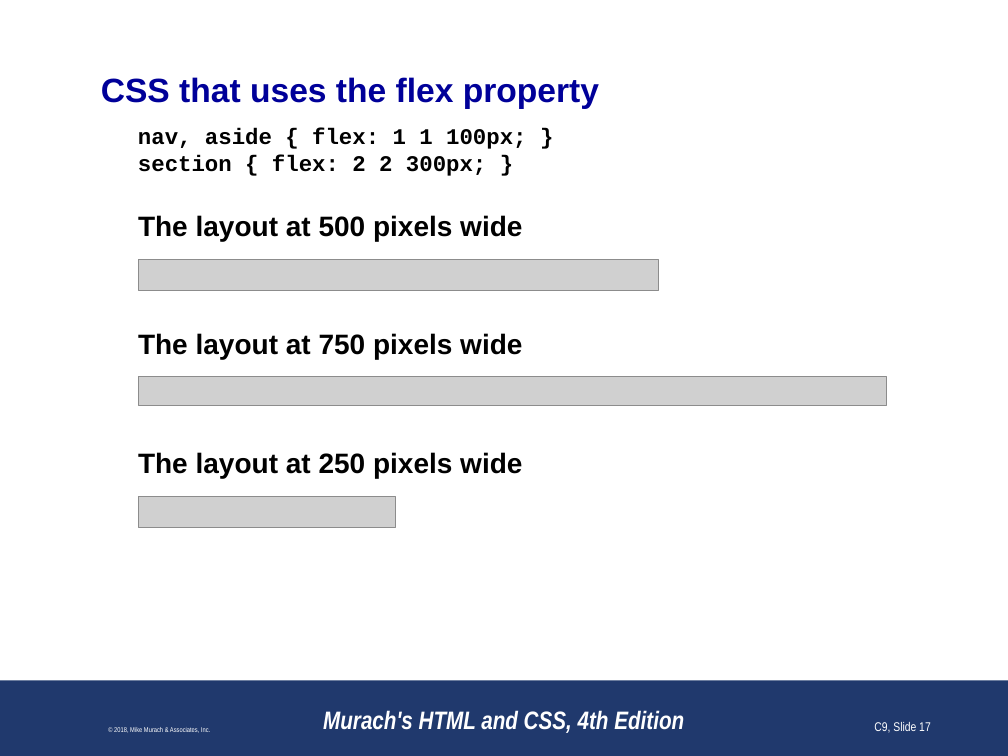
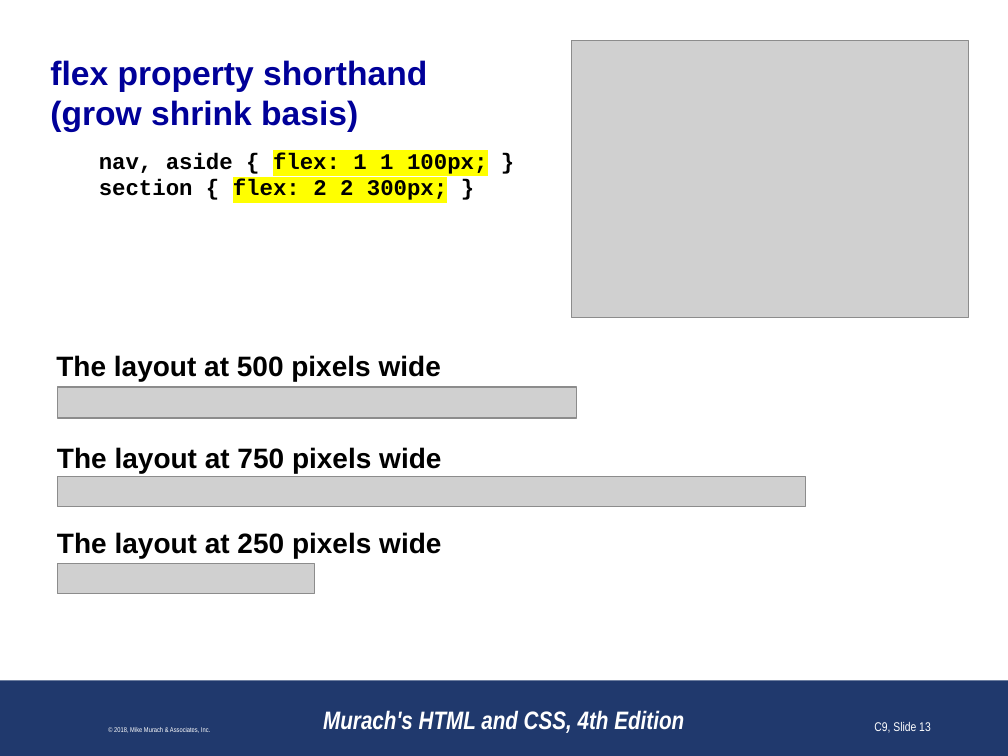
Before and after one commit to paulsmithkc/awd1000_base_lab_and_homework, a slide deck: slide 13 of murach_html_4e/slides/Chapter 9 slides (Revised).pptx (slide 17 before the commit). Drawn at 1008x756 pixels with LibreOffice and Linux fonts; fonts in the diff are those of the drawing; grey boxes stand for pictures; background and template pictures are left out. Boxes give left, top, right and bottom in pixels: in the first picture for what was removed or moved away, otherwise in the second. Text is boxed around its words. In the diff, an @@ line names an element or a change of style, - is before the commit and + after.

```diff
--- a/murach_html_4e/slides/Chapter 9 slides (Revised).pptx
+++ b/murach_html_4e/slides/Chapter 9 slides (Revised).pptx
@@ picture added at (x1=572, y1=41, x2=969, y2=318) @@
@@ title at (x1=50, y1=60, x2=427, y2=132): text changed @@
-CSS that uses the flex property
+flex property shorthand
+(grow shrink basis)
@@ text "nav, aside { flex: 1 ..." moved from (x1=138, y1=128, x2=526, y2=176) to (x1=99, y1=152, x2=487, y2=200) @@
@@ text "nav, aside { flex: 1 ..." at (x1=99, y1=152, x2=487, y2=200): highlight none to #FFFF00 in "flex: 1 1 100px;", "flex: 2 2 300px;" @@
@@ text "The layout at 500 pixels ..." moved from (x1=138, y1=215, x2=522, y2=241) to (x1=56, y1=355, x2=441, y2=382) @@
@@ picture moved from (x1=139, y1=259, x2=658, y2=290) to (x1=57, y1=387, x2=577, y2=418) @@
@@ text "The layout at 750 pixels ..." moved from (x1=138, y1=333, x2=522, y2=359) to (x1=57, y1=447, x2=441, y2=473) @@
@@ picture moved from (x1=139, y1=376, x2=886, y2=405) to (x1=57, y1=477, x2=804, y2=506) @@
@@ text "The layout at 250 pixels ..." moved from (x1=138, y1=452, x2=522, y2=478) to (x1=57, y1=532, x2=441, y2=558) @@
@@ picture moved from (x1=139, y1=497, x2=396, y2=527) to (x1=57, y1=563, x2=314, y2=594) @@
@@ page number at (x1=874, y1=722, x2=931, y2=733): text changed @@
-C9, Slide 17
+C9, Slide 13
```
Also in this commit, not shown: 19 other slides changed, 1 slide added, 4 slides removed.
